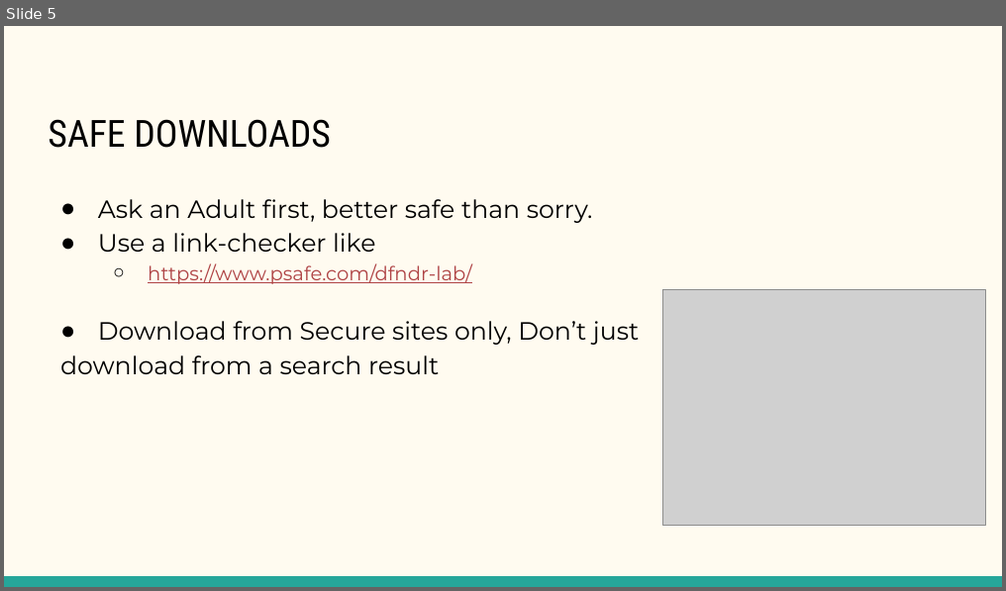
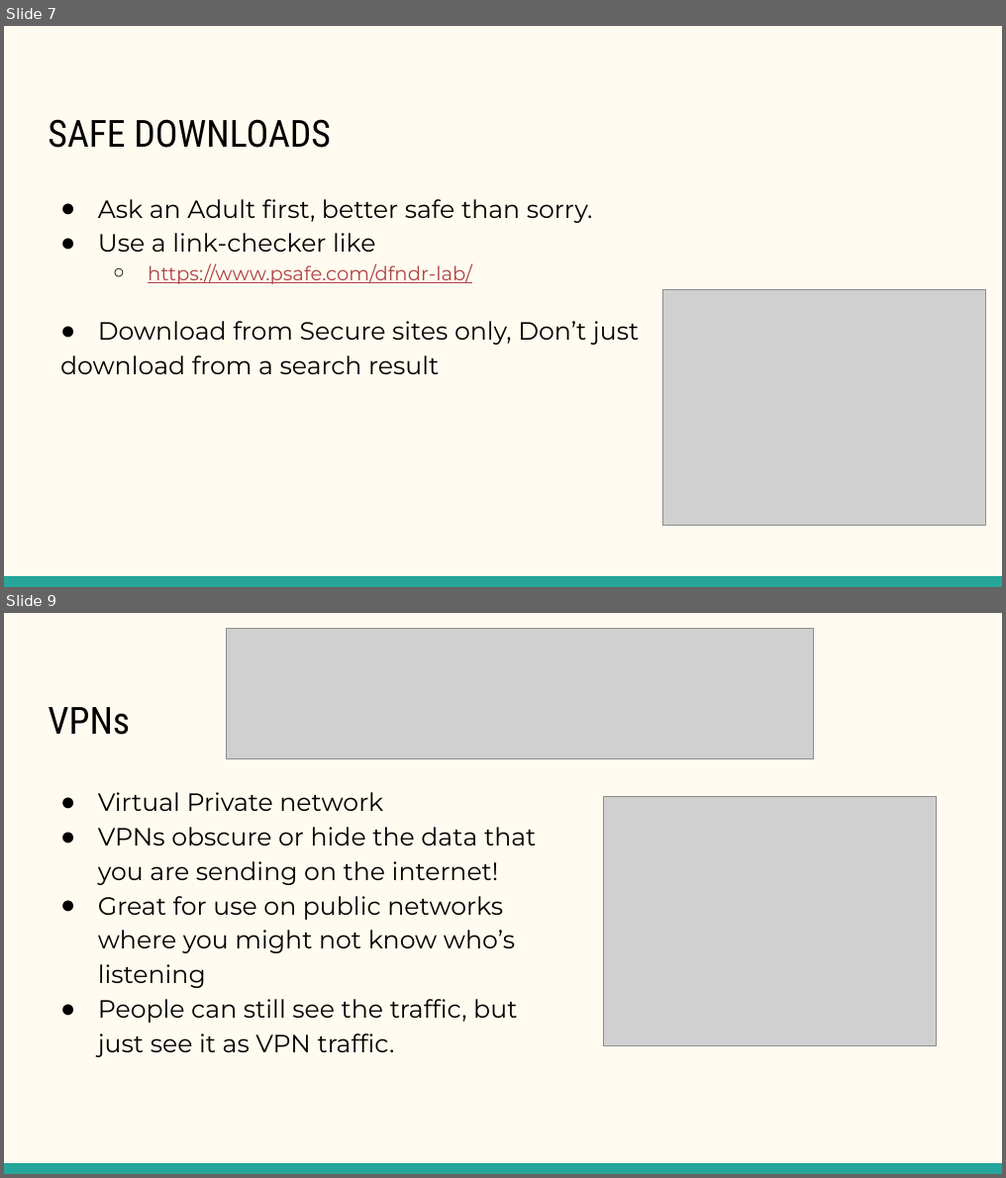
Before and after one commit to cioaonk/Presentations, a slide deck: GCC-OnlineSafety.pptx. Shown one above the other, each under a label of ours: slide 5 before the commit, slides 7 and 9 after it; the slides between them are not shown. The pictures are 1006x591 and 1006x1178 pixels, drawn with LibreOffice and Linux fonts; fonts in the diff are those of the drawing; grey boxes stand for pictures; background and template pictures are left out. Boxes give left, top, right and bottom in pixels: in the first picture for what was removed or moved away, otherwise in the second. Text is boxed around its words. In the diff, an @@ line names an element or a change of style, - is before the commit and + after.

```diff
--- a/GCC-OnlineSafety.pptx
+++ b/GCC-OnlineSafety.pptx
@@ slide 9 added at [4, 613, 1002, 1174], background #FFFBF0; not listed: 1 template element that a slide beside it also shows @@
@@ picture added at [227, 629, 814, 760] @@
@@ title added at [48, 707, 130, 735], 27 pt, text #000000 @@
+VPNs
@@ text added at [98, 792, 536, 1058], 18 pt, text #000000 @@
+● Virtual Private network
+● VPNs obscure or hide the data that you are sending on the internet!
+● Great for use on public networks where you might not know who’s listening
+● People can still see the traffic, but just see it as VPN traffic.
@@ picture added at [604, 796, 936, 1046] @@
@@ what was slide 5 is now slide 7 @@
```
Also in this commit, not shown: 4 slides changed, 2 other slides added.
